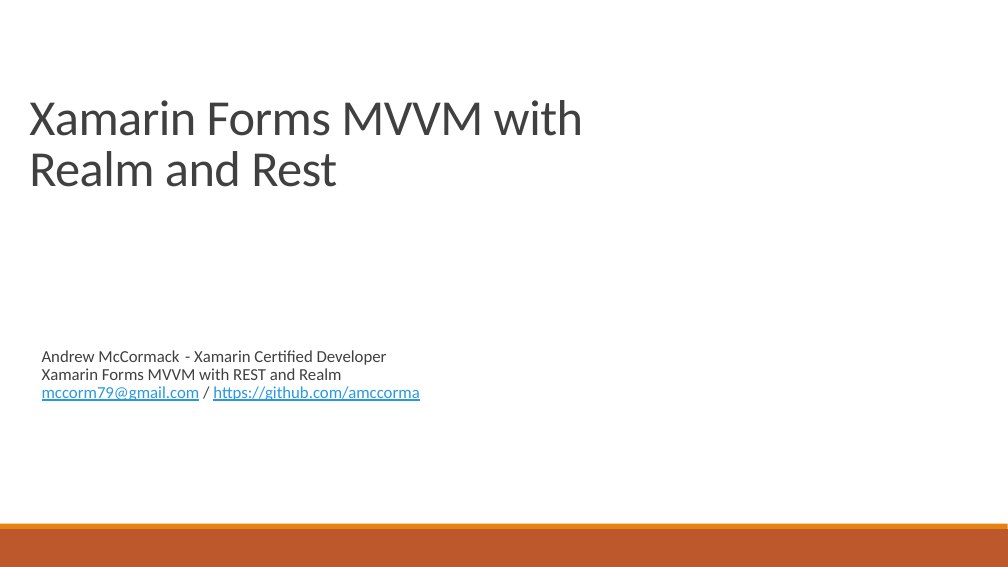
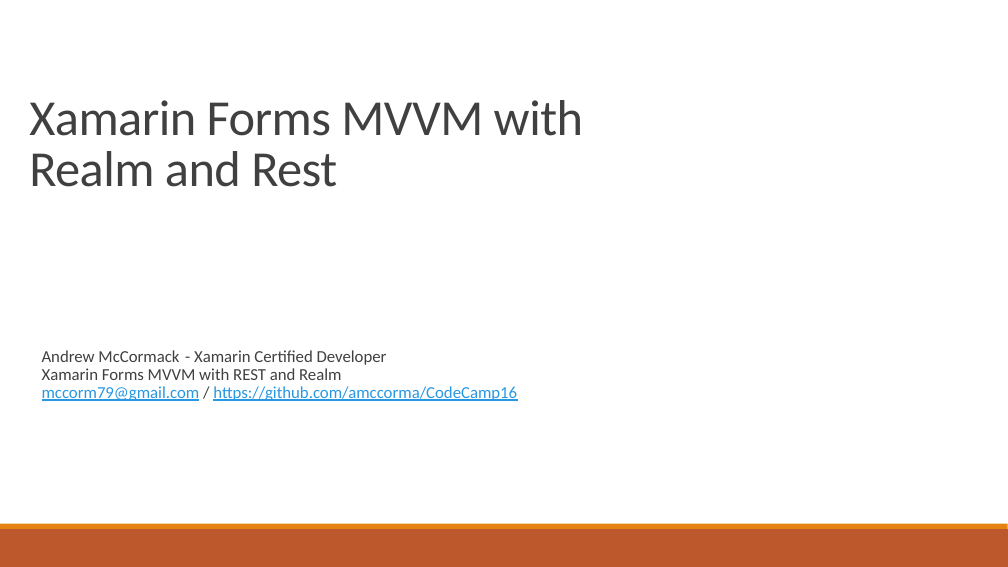
Before and after one commit to XamarinControls/CodeCamp16, a slide deck: slide 1 of Slides/XamarinSlides.pptx. Drawn at 1008x567 pixels with LibreOffice and Linux fonts; fonts in the diff are those of the drawing. Boxes give left, top, right and bottom in pixels: in the first picture for what was removed or moved away, otherwise in the second. Text is boxed around its words. In the diff, an @@ line names an element or a change of style, - is before the commit and + after.

Commit message:
slides
slides

```diff
--- a/Slides/XamarinSlides.pptx
+++ b/Slides/XamarinSlides.pptx
@@ text at [42, 350, 517, 401]: text changed @@
-  Andrew McCormack - Xamarin Certified Developer
-  Xamarin Forms MVVM with REST and Realm
-  mccorm79@gmail.com / https://github.com/amccorma
+  Andrew McCormack - Xamarin Certified Developer
+  Xamarin Forms MVVM with REST and Realm
+  mccorm79@gmail.com / https://github.com/amccorma/CodeCamp16
```
